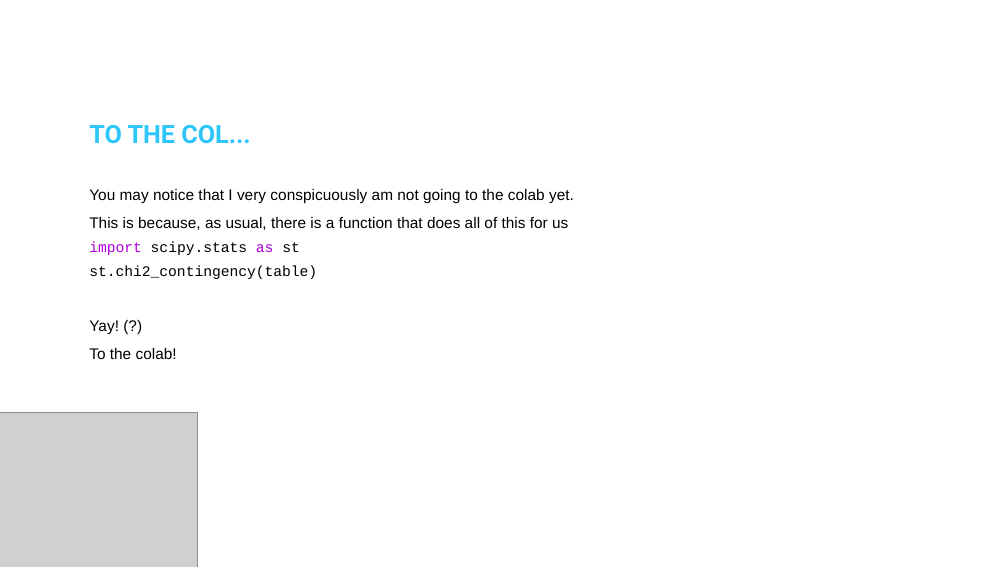
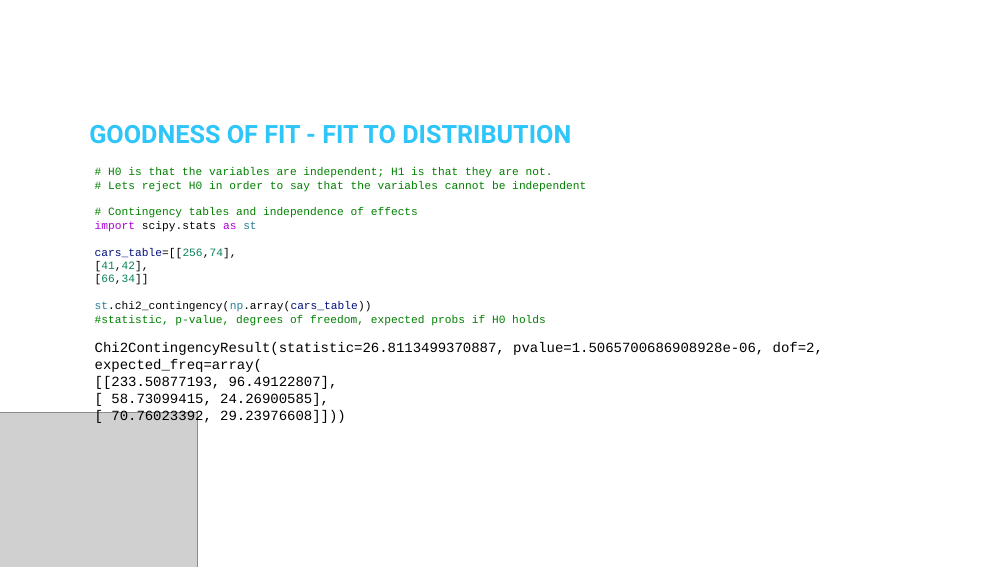
Before and after one commit to DSML-bootcamp/w4-nbs, a slide deck: slide 19 of D3/3. Goodness of Fit.pptx (slide 20 before the commit). Drawn at 1008x567 pixels with LibreOffice and Linux fonts; fonts in the diff are those of the drawing; grey boxes stand for pictures; background and template pictures are left out. Boxes give left, top, right and bottom in pixels: in the first picture for what was removed or moved away, otherwise in the second. Text is boxed around its words. In the diff, an @@ line names an element or a change of style, - is before the commit and + after.

```diff
--- a/D3/3. Goodness of Fit.pptx
+++ b/D3/3. Goodness of Fit.pptx
@@ text at (89,125,571,144): text changed; size 11 to 18 pt; font Arial to Roboto; text colour #000000 to #2DC5FA; bold on @@
-TO THE COL...
-You may notice that I very conspicuously am not going to the colab yet.
-This is because, as usual, there is a function that does all of this for us
-import scipy.stats as st
-st.chi2_contingency(table)
-Yay! (?)
-To the colab!
+GOODNESS OF FIT - FIT TO DISTRIBUTION
@@ text added at (95,167,823,424), 8 pt, text #000000 @@
+# H0 is that the variables are independent; H1 is that they are not.
+# Lets reject H0 in order to say that the variables cannot be independent
+# Contingency tables and independence of effects
+import scipy.stats as st
+cars_table=[[256,74],
+[41,42],
+[66,34]]
+st.chi2_contingency(np.array(cars_table))
+#statistic, p-value, degrees of freedom, expected probs if H0 holds
+Chi2ContingencyResult(statistic=26.8113499370887, pvalue=1.5065700686908928e-06, dof=2, expected_freq=array(
+[[233.50877193, 96.49122807],
+[ 58.73099415, 24.26900585],
+[ 70.76023392, 29.23976608]]))
```
Also in this commit, not shown: 1 slide removed, 2 other files.
